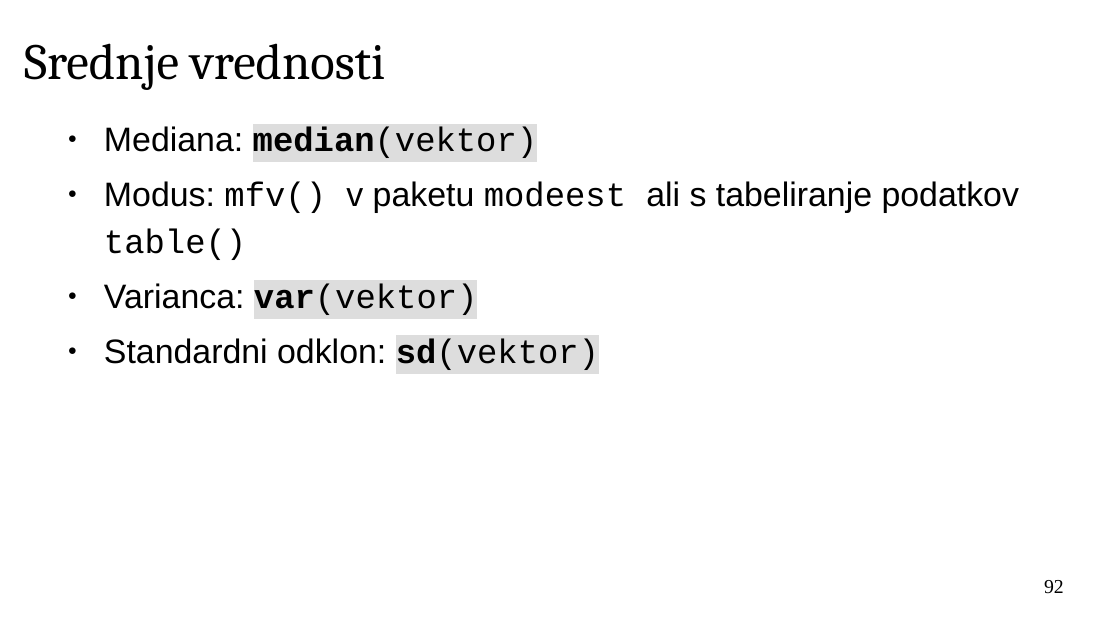
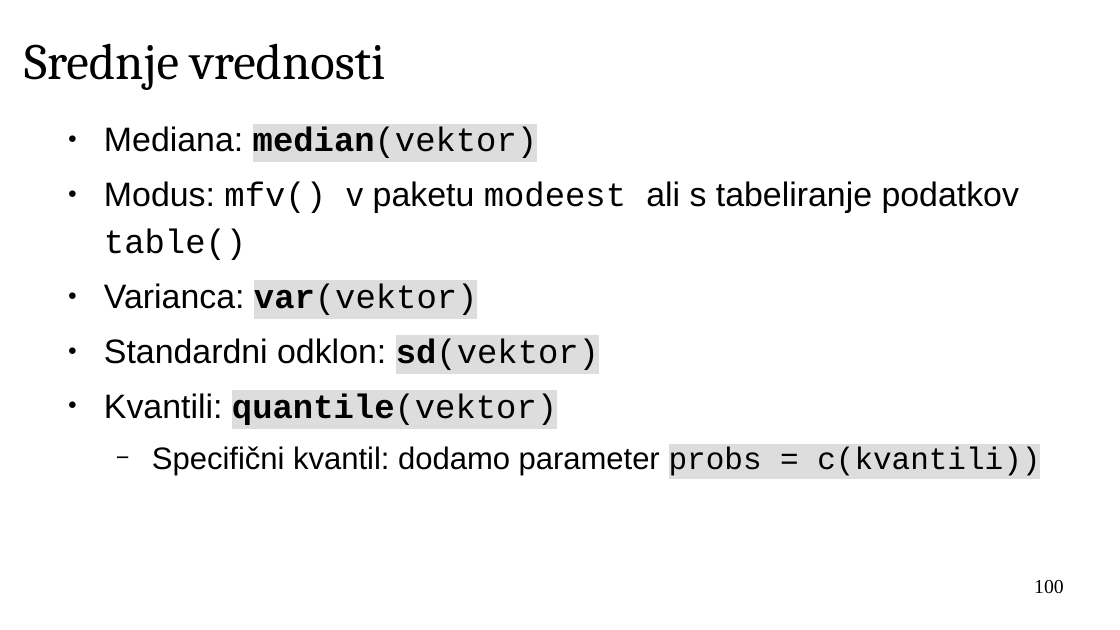
Before and after one commit to janaobsteter/R_tecaj, a slide deck: slide 100 of ModulA/IT_Rtecaj_ModulA.odp (slide 92 before the commit). Drawn at 1120x630 pixels with LibreOffice and Linux fonts; fonts in the diff are those of the drawing; background and template pictures are left out. Boxes give left, top, right and bottom in pixels: in the first picture for what was removed or moved away, otherwise in the second. Text is boxed around its words. In the diff, an @@ line names an element or a change of style, - is before the commit and + after.

```diff
--- a/ModulA/IT_Rtecaj_ModulA.odp
+++ b/ModulA/IT_Rtecaj_ModulA.odp
@@ text at (104,393,1040,476): paragraphs added @@
+● Kvantili: quantile(vektor)
+  − Specifični kvantil: dodamo parameter probs = c(kvantili))
@@ page number at (1034,580,1064,594): text changed @@
-92
+100
```
Also in this commit, not shown: 5 other slides changed, 10 slides added, 1 slide removed, 7 other files.
